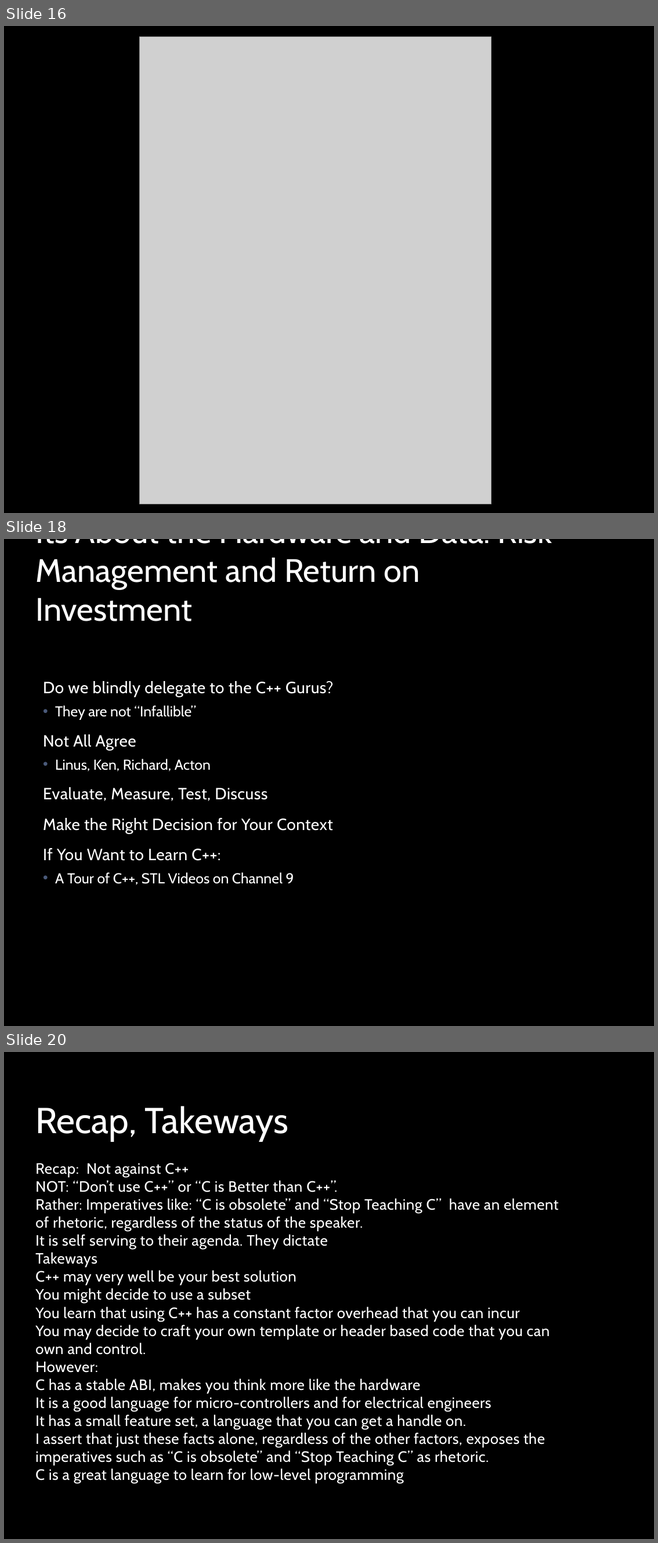
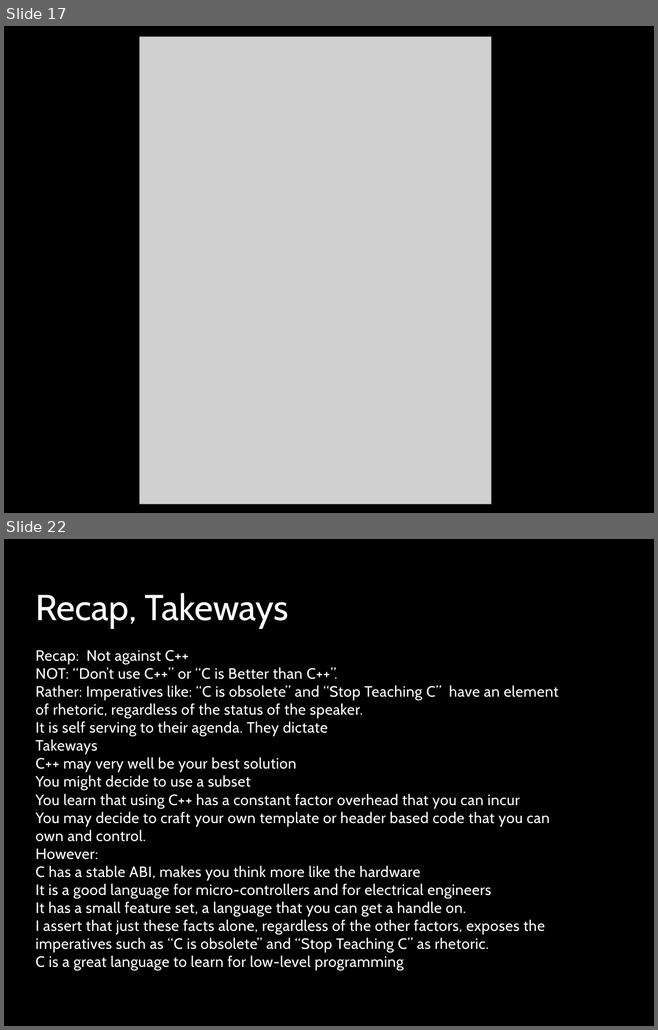
Before and after one commit to stevemac321/whyc, a slide deck: whyc.pptx. Shown one above the other, each under a label of ours: slides 16, 18 and 20 before the commit, slides 17 and 22 after it; the slides between them are not shown. The pictures are 658x1543 and 658x1030 pixels, drawn with LibreOffice and Linux fonts; fonts in the diff are those of the drawing; grey boxes stand for pictures; background and template pictures are left out. Boxes give left, top, right and bottom in pixels: in the first picture for what was removed or moved away, otherwise in the second. Text is boxed around its words. In the diff, an @@ line names an element or a change of style, - is before the commit and + after.

```diff
--- a/whyc.pptx
+++ b/whyc.pptx
@@ slide 18 removed at bbox=[4, 539, 654, 1026], background picture (left out); not listed: 1 template element that a slide beside it also shows @@
@@ title removed at bbox=[35, 539, 552, 621] @@
-Its About the Hardware and Data: Risk Management and Return on Investment
@@ text removed at bbox=[43, 681, 333, 885] @@
-Do we blindly delegate to the C++ Gurus?
-  • They are not “Infallible”
-Not All Agree
-  • Linus, Ken, Richard, Acton
-Evaluate, Measure, Test, Discuss
-Make the Right Decision for Your Context
-If You Want to Learn C++:
-  • A Tour of C++, STL Videos on Channel 9
@@ what was slide 16 is now slide 17 @@
@@ what was slide 20 is now slide 22 @@
```
Also in this commit, not shown: 7 slides changed, 4 slides added, 1 other slide removed.
